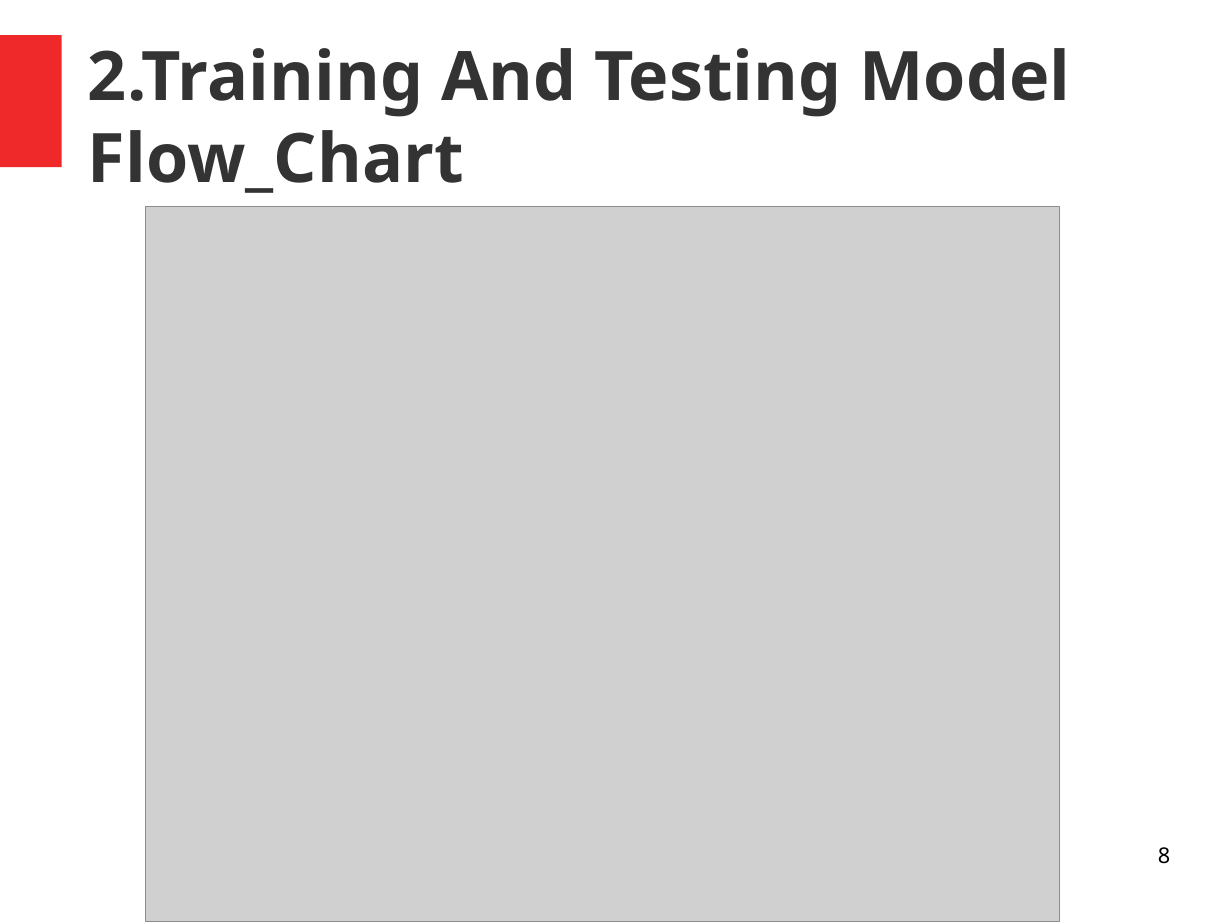
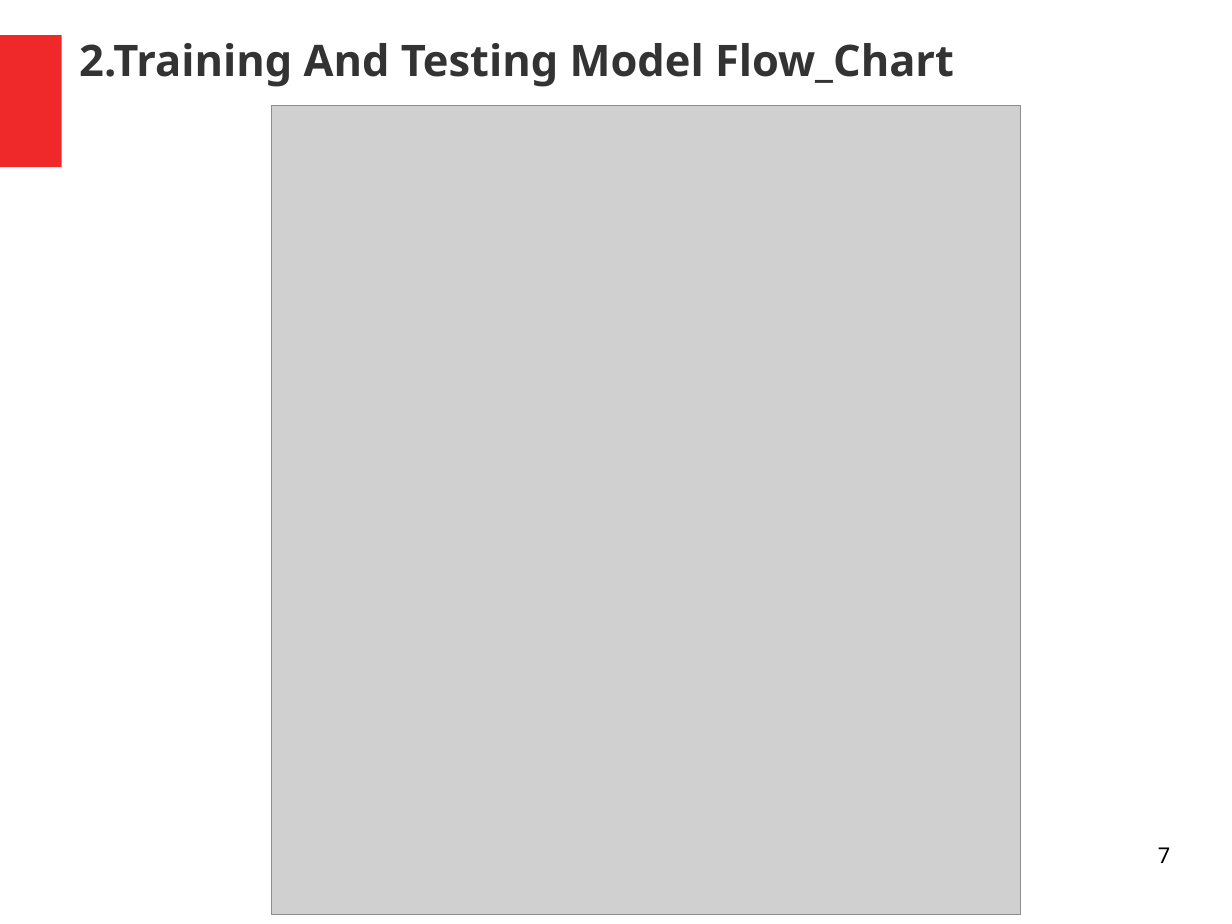
Before and after one commit to vimalv-AI/Redspectra, a slide deck: slide 7 of QMAX_EAGLE_3/doc/Presentations/1_Eagle_Doc.odp (slide 8 before the commit). Drawn at 1232x924 pixels with LibreOffice and Linux fonts; fonts in the diff are those of the drawing; grey boxes stand for pictures. Boxes give left, top, right and bottom in pixels: in the first picture for what was removed or moved away, otherwise in the second. Text is boxed around its words. In the diff, an @@ line names an element or a change of style, - is before the commit and + after.

```diff
--- a/QMAX_EAGLE_3/doc/Presentations/1_Eagle_Doc.odp
+++ b/QMAX_EAGLE_3/doc/Presentations/1_Eagle_Doc.odp
@@ title "2.Training And Testing Model Flow_Chart": place and size @@
-title "2.Training And Testing Model Flow_Chart" at [88,48,1071,193]
+title "2.Training And Testing Model Flow_Chart" at [79,43,954,87]
@@ title "2.Training And Testing Model Flow_Chart" at [79,43,954,87]: size 44 to 28 pt @@
@@ picture: place and size @@
-picture at [145,207,1060,922]
+picture at [272,105,1022,914]
@@ page number at [1158,847,1170,863]: text changed @@
-8
+7
```
Also in this commit, not shown: 5 other slides changed, 1 slide added, 2 slides removed, 2 other files.
